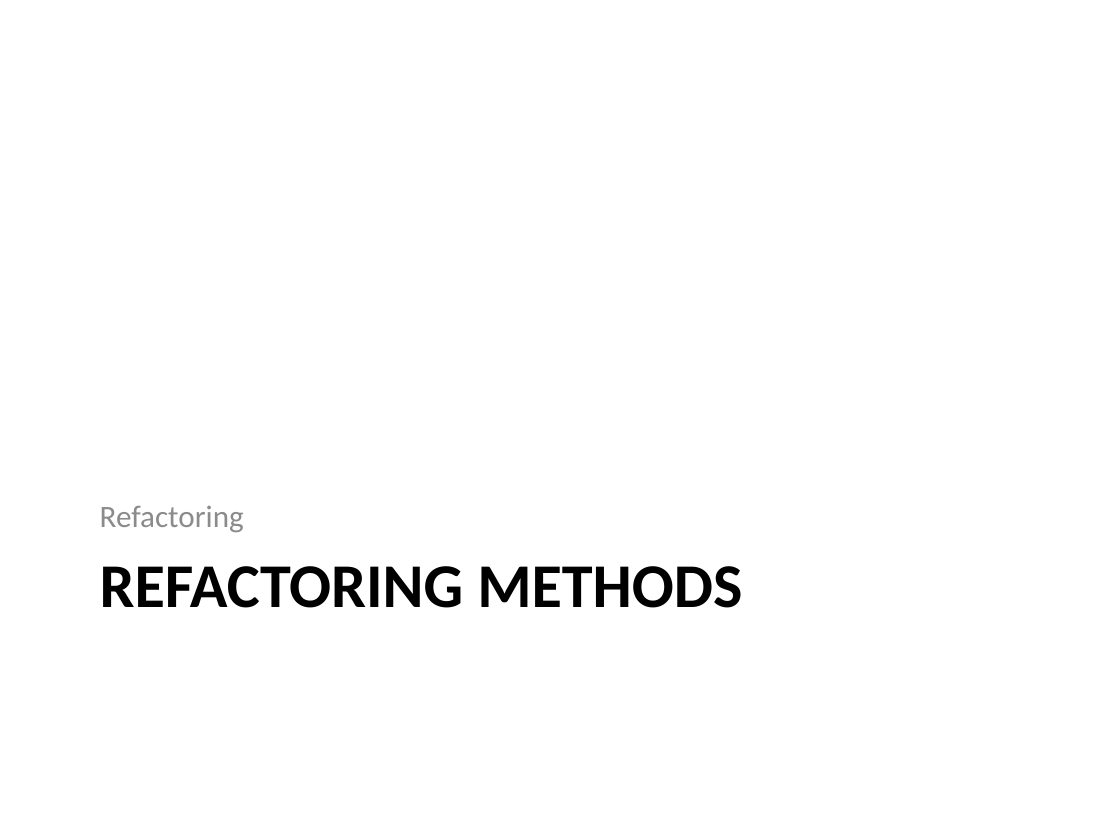
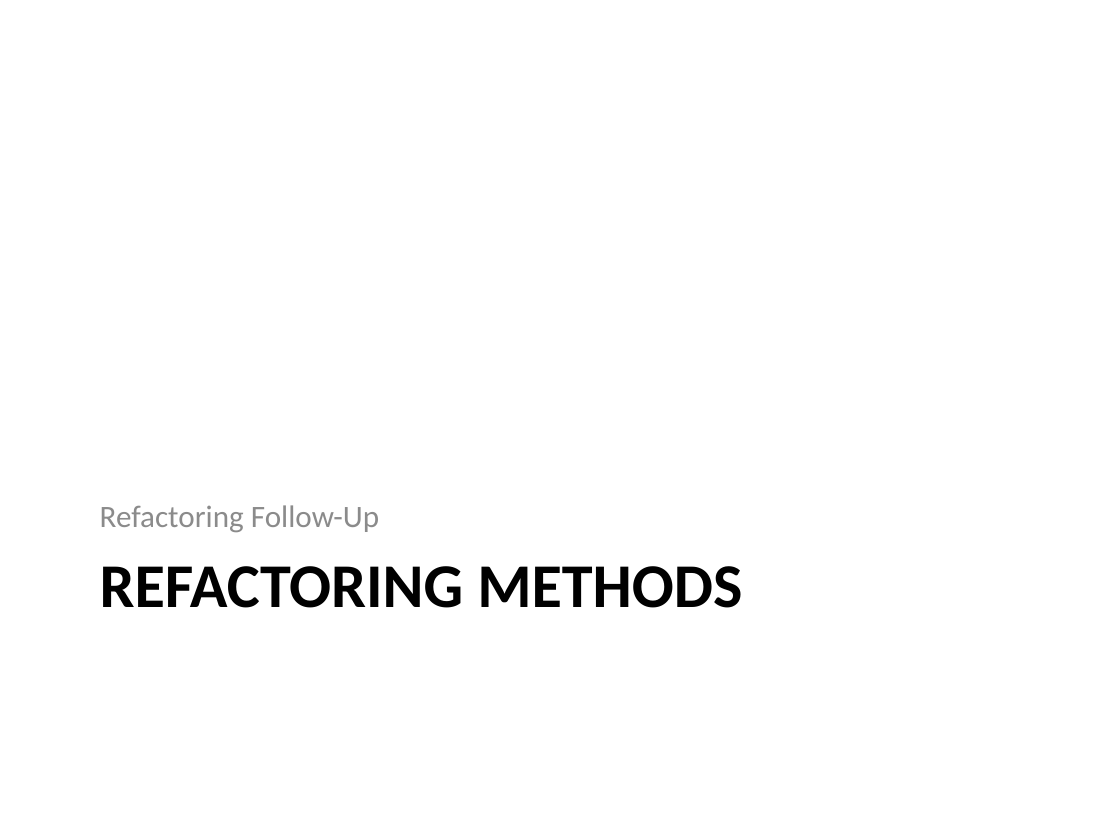
Before and after one commit to bkraitberg/refactoring-training-2.0, a slide deck: slide 13 of Docs/Refactoring-2.0.pptx. Drawn at 1120x840 pixels with LibreOffice and Linux fonts; fonts in the diff are those of the drawing. Boxes give left, top, right and bottom in pixels: in the first picture for what was removed or moved away, otherwise in the second. Text is boxed around its words. In the diff, an @@ line names an element or a change of style, - is before the commit and + after.

```diff
--- a/Docs/Refactoring-2.0.pptx
+++ b/Docs/Refactoring-2.0.pptx
@@ text at <box>100,505,379,532</box>: text changed @@
-Refactoring
+Refactoring Follow-Up
```
Also in this commit, not shown: 2 slides added.
